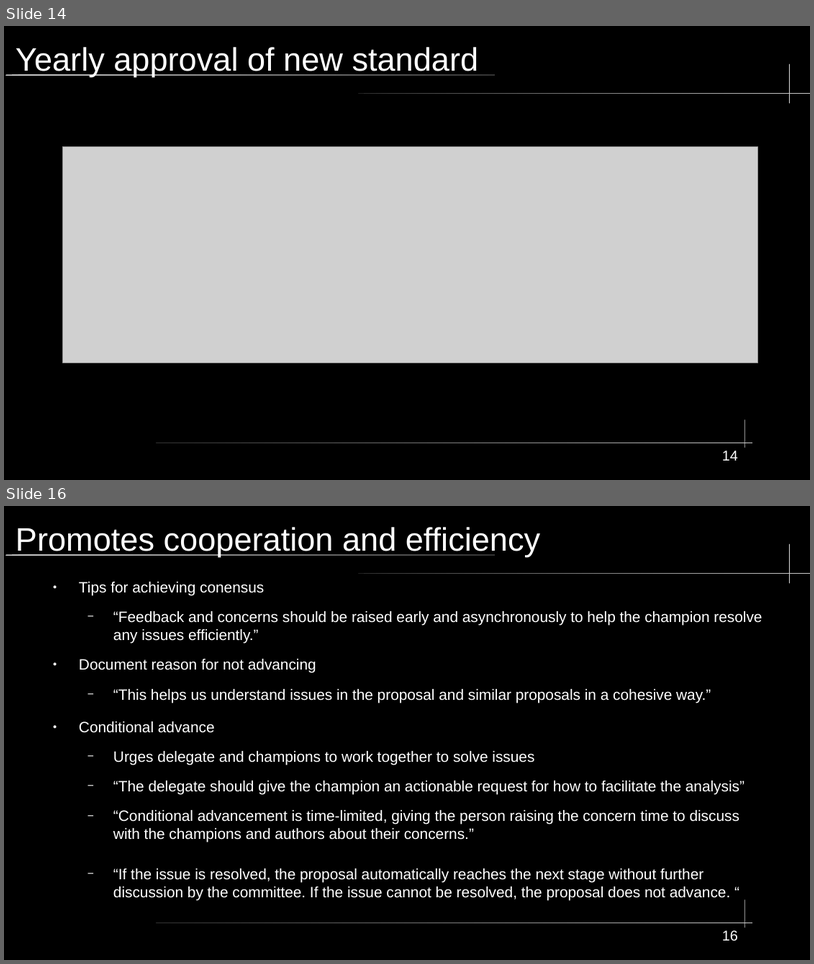
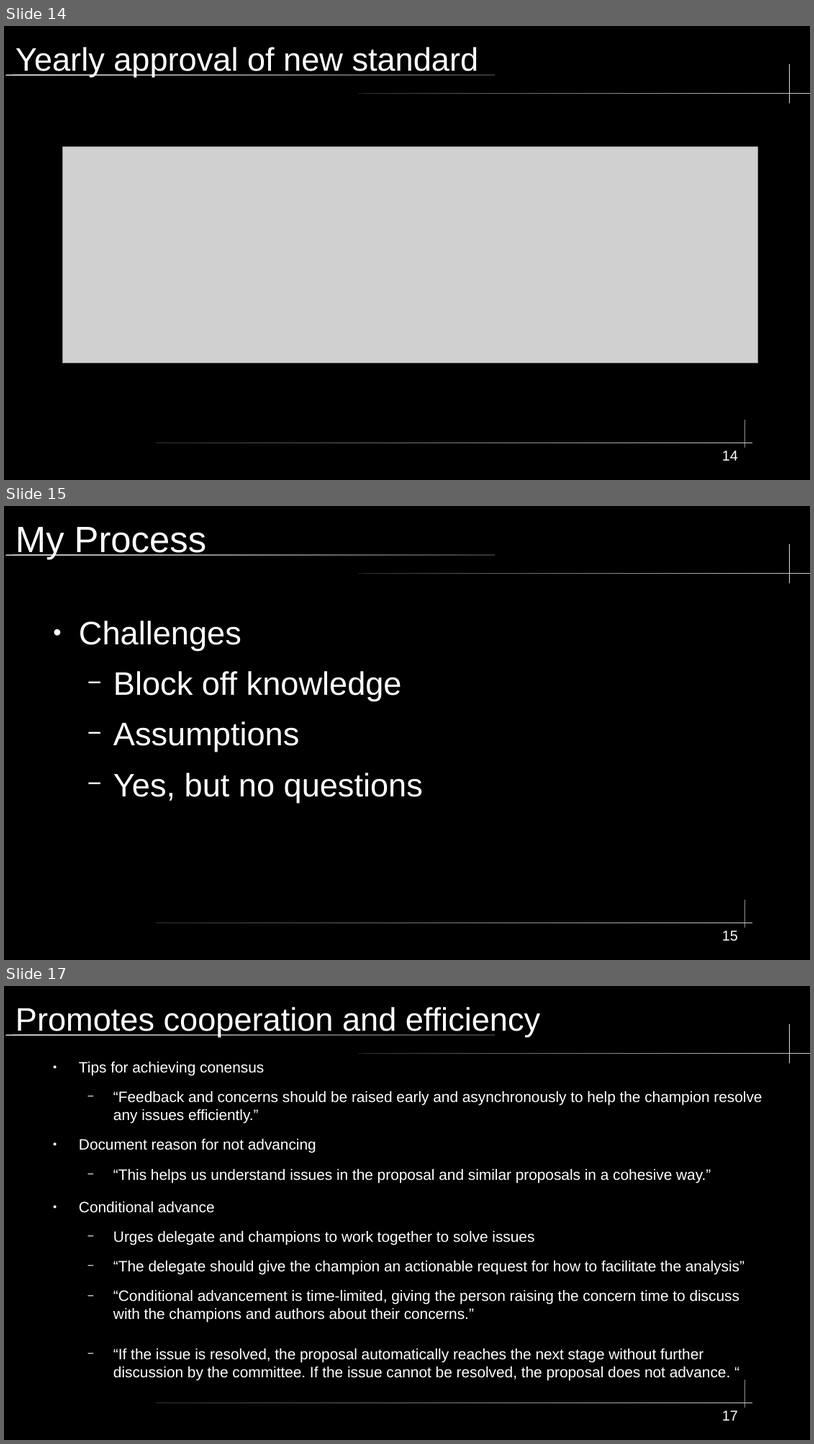
Before and after one commit to KWaloen/tc39_proposals_project, a slide deck: Data Analysis/Presentation/TC39 Process Documents.odp. Shown one above the other, each under a label of ours: slides 14 and 16 before the commit, slides 14, 15 and 17 after it; the slides between them are not shown. The pictures are 814x964 and 814x1444 pixels, drawn with LibreOffice and Linux fonts; fonts in the diff are those of the drawing; grey boxes stand for pictures. Boxes give left, top, right and bottom in pixels: in the first picture for what was removed or moved away, otherwise in the second. Text is boxed around its words. In the diff, an @@ line names an element or a change of style, - is before the commit and + after.

Commit message:
update presentations

```diff
--- a/Data Analysis/Presentation/TC39 Process Documents.odp
+++ b/Data Analysis/Presentation/TC39 Process Documents.odp
@@ slide 15 added at bbox=[4, 506, 810, 960], background #000000; not listed: 5 template elements that a slide beside it also shows @@
@@ title added at bbox=[16, 527, 206, 559], 36 pt, text #FFFFFF @@
+My Process
@@ text added at bbox=[79, 620, 423, 802], 32 pt, text #FFFFFF @@
+● Challenges
+  − Block off knowledge
+  − Assumptions
+  − Yes, but no questions
@@ page number added at bbox=[723, 930, 738, 941], 14 pt, text #FFFFFF @@
+15
@@ what was slide 16 is now slide 17 @@
@@ page number at bbox=[723, 1410, 738, 1420]: text changed @@
-16
+17
```
Also in this commit, not shown: 2 other files.
